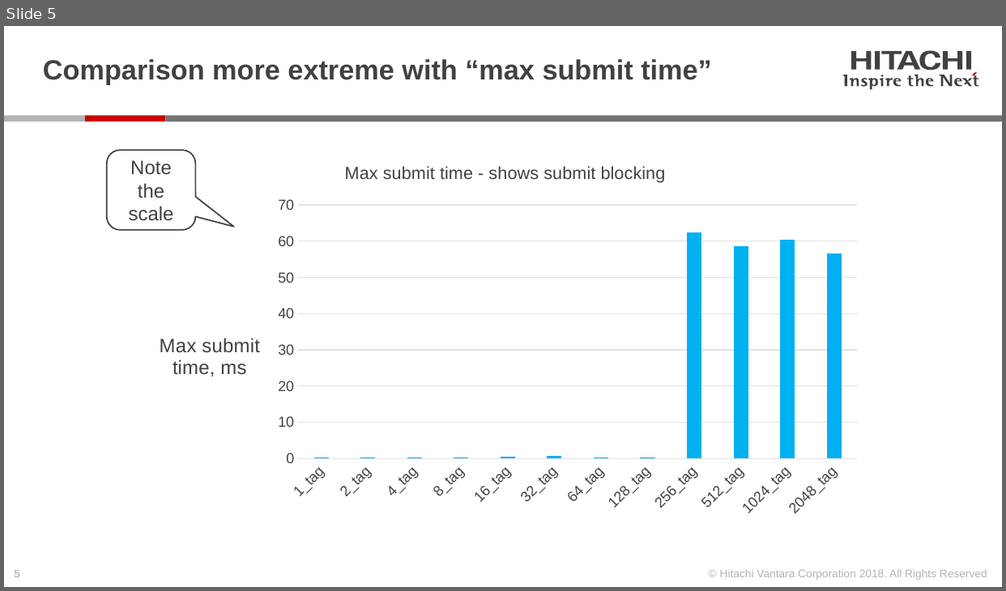
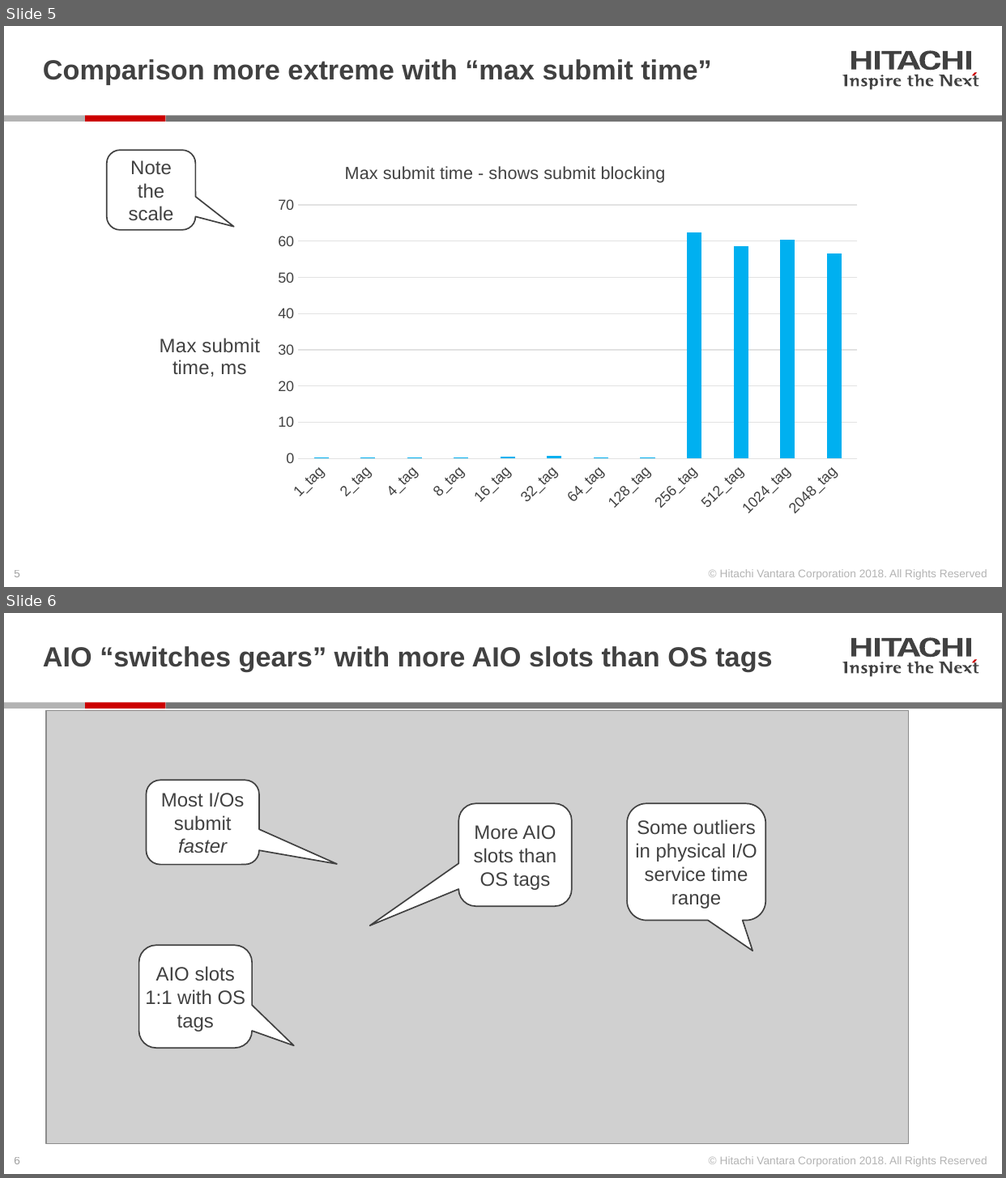
Before and after one commit to Hitachi-Data-Systems/ivy, a slide deck: doc/Submit time - ivy 2.01.00.pptx. Shown one above the other, each under a label of ours: slide 5 before the commit, slides 5 and 6 after it. The pictures are 1006x591 and 1006x1178 pixels, drawn with LibreOffice and Linux fonts; fonts in the diff are those of the drawing; grey boxes stand for pictures. Boxes give left, top, right and bottom in pixels: in the first picture for what was removed or moved away, otherwise in the second. Text is boxed around its words. In the diff, an @@ line names an element or a change of style, - is before the commit and + after.

Commit message:
add sendup time histogram & update powerpoint

```diff
--- a/doc/Submit time - ivy 2.01.00.pptx
+++ b/doc/Submit time - ivy 2.01.00.pptx
@@ slide 6 added at <box>4,613,1002,1174</box>, background #FFFFFF; not listed: 28 template elements that a slide beside it also shows @@
@@ title added at <box>43,646,772,672</box>, 20 pt, text #414141, bold @@
+AIO “switches gears” with more AIO slots than OS tags
@@ picture added at <box>46,711,908,1145</box> @@
@@ rounded speech box added at <box>146,781,258,866</box>, fill #FFFFFF, outline #414141 1 pt, 14 pt, text #414141 @@
+Most I/Os submit faster
@@ rounded speech box added at <box>459,803,572,906</box>, fill #FFFFFF, outline #414141 1 pt, 14 pt, text #414141 @@
+More AIO slots than OS tags
@@ rounded speech box added at <box>627,803,765,920</box>, fill #FFFFFF, outline #414141 1 pt, 14 pt, text #414141 @@
+Some outliers in physical I/O service time range
@@ rounded speech box added at <box>138,945,252,1048</box>, fill #FFFFFF, outline #414141 1 pt, 14 pt, text #414141 @@
+AIO slots 1:1 with OS tags
```
Also in this commit, not shown: 1 slide changed, 1 other file.
